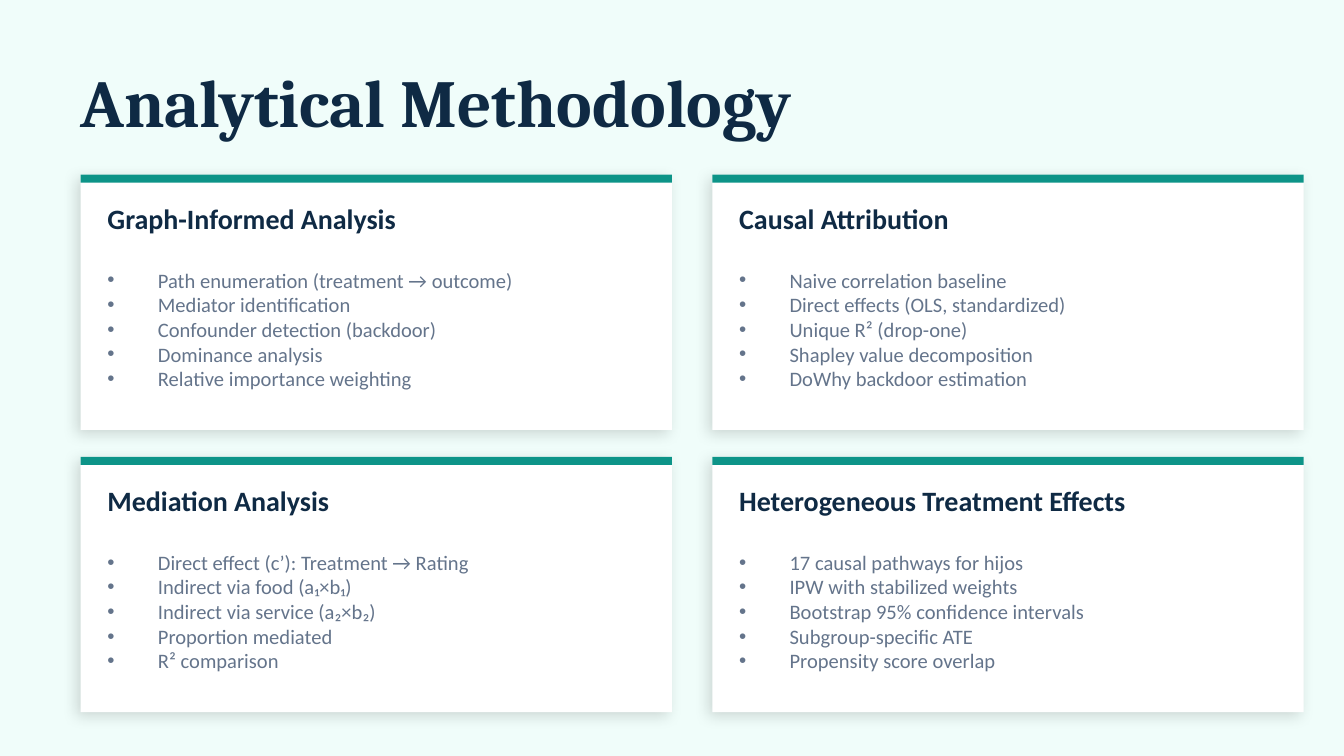
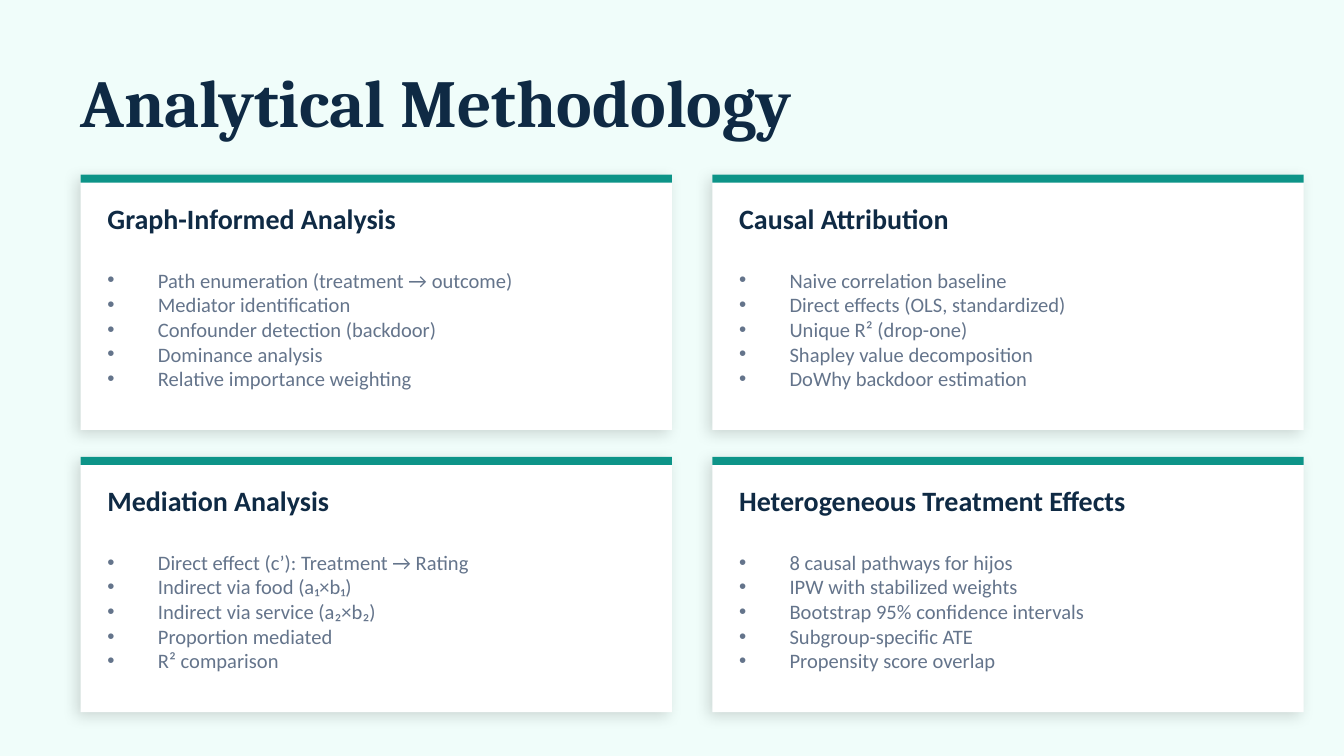
Before and after one commit to EllaN12/Causal_inference-Case_study, a slide deck: slide 13 of Causal_Inference_Case_Study.pptx. Drawn at 1344x756 pixels with LibreOffice and Linux fonts; fonts in the diff are those of the drawing. Boxes give left, top, right and bottom in pixels: in the first picture for what was removed or moved away, otherwise in the second. Text is boxed around its words. In the diff, an @@ line names an element or a change of style, - is before the commit and + after.

```diff
--- a/Causal_Inference_Case_Study.pptx
+++ b/Causal_Inference_Case_Study.pptx
@@ text at bbox=[790, 556, 1012, 574]: text changed @@
-• 17 causal pathways for hijos
+• 8 causal pathways for hijos
```
Also in this commit, not shown: 4 other slides changed.
